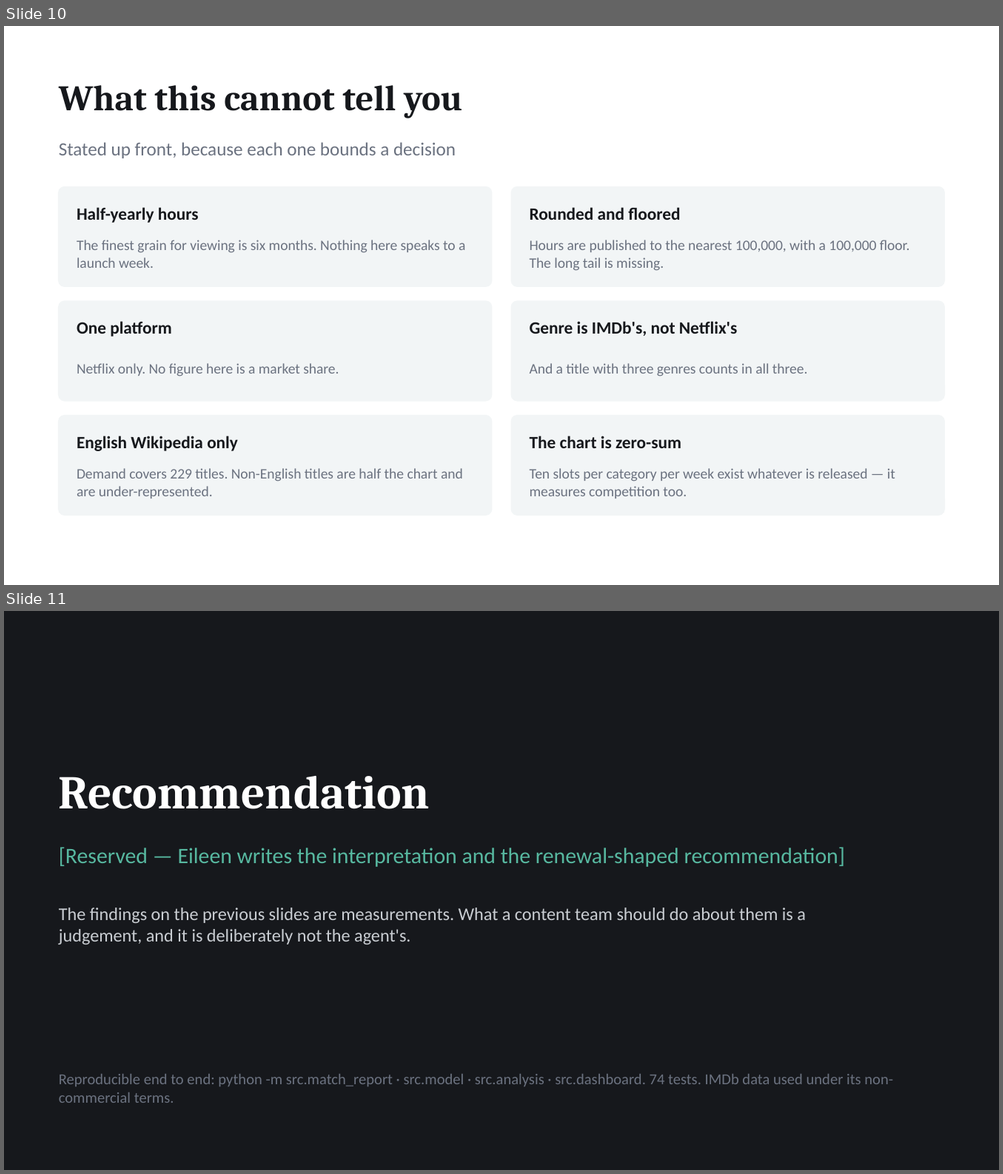
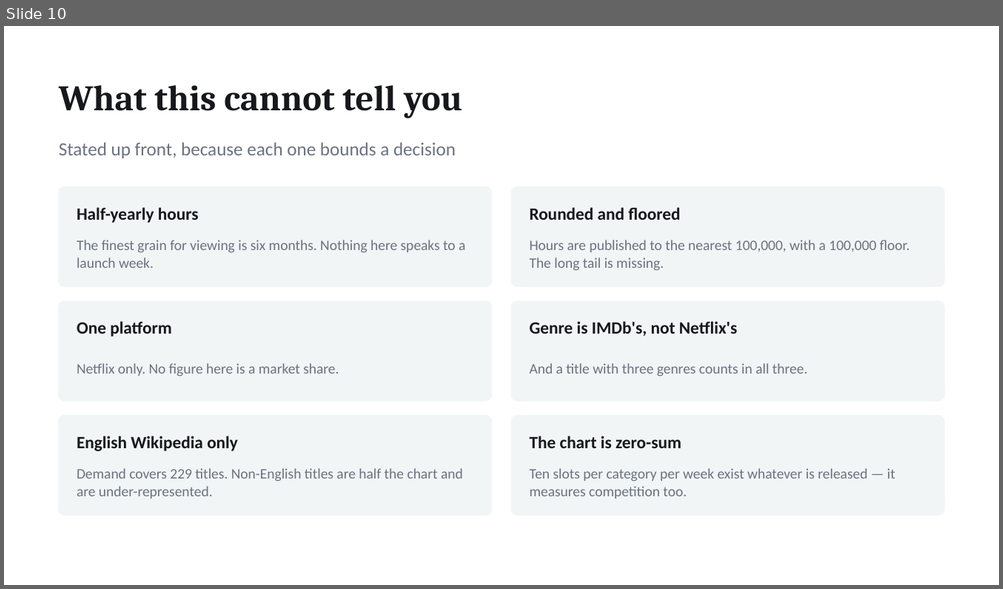
Before and after one commit to EileenIp/streaming-engagement, a slide deck: deliverables/streaming-engagement-deck.pptx. Shown one above the other, each under a label of ours: slides 10 and 11 before the commit, slide 10 after it. The pictures are 1003x1174 and 1003x589 pixels, drawn with LibreOffice and Linux fonts; fonts in the diff are those of the drawing. Boxes give left, top, right and bottom in pixels: in the first picture for what was removed or moved away, otherwise in the second. Text is boxed around its words. In the diff, an @@ line names an element or a change of style, - is before the commit and + after.

```diff
--- a/deliverables/streaming-engagement-deck.pptx
+++ b/deliverables/streaming-engagement-deck.pptx
@@ slide 11 removed at [4,611,999,1170], background #16181C @@
@@ text removed at [59,776,430,809] @@
-Recommendation
@@ text removed at [59,847,845,867] @@
-[Reserved — Eileen writes the interpretation and the renewal-shaped recommendation]
@@ text removed at [59,908,805,945] @@
-The findings on the previous slides are measurements. What a content team should do about them is a judgement, and it is deliberately not the agent's.
@@ text removed at [59,1074,893,1103] @@
-Reproducible end to end: python -m src.match_report · src.model · src.analysis · src.dashboard. 74 tests. IMDb data used under its non-commercial terms.
```
Also in this commit, not shown: 1 slide changed, 2 slides added, 5 other files.
